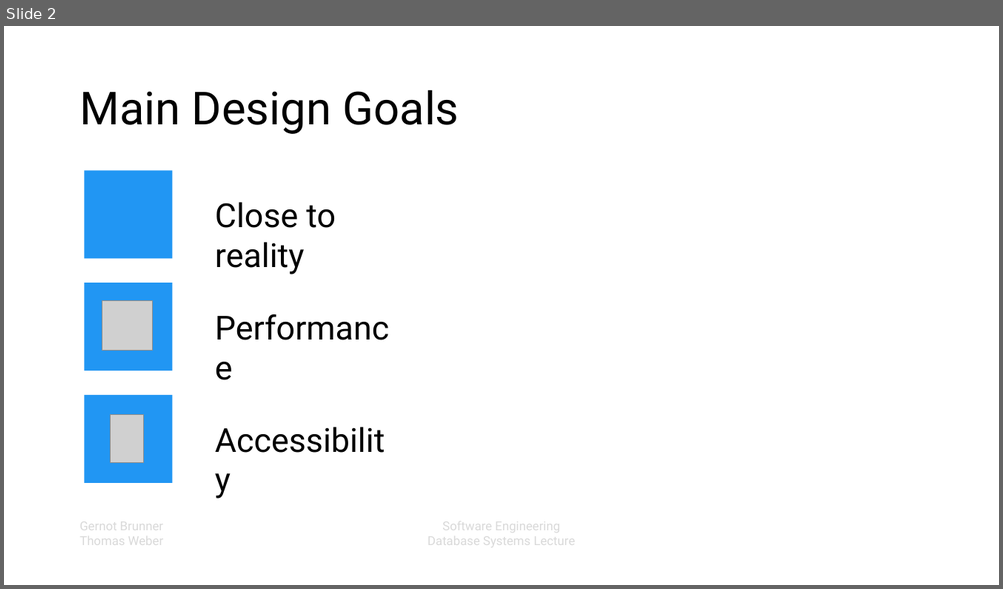
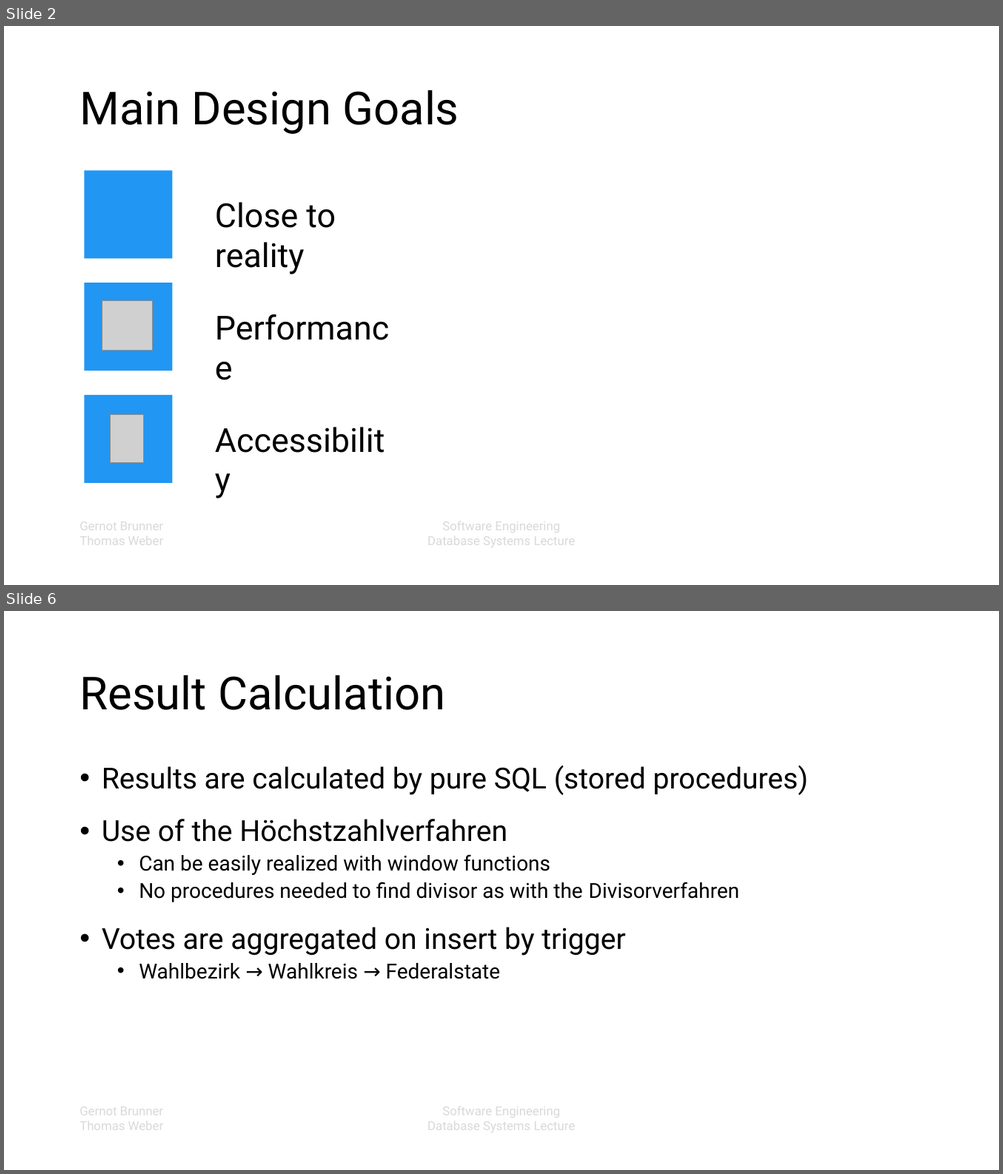
Before and after one commit to elordin/dbs, a slide deck: slides.pptx. Shown one above the other, each under a label of ours: slide 2 before the commit, slides 2 and 6 after it; the slides between them are not shown. The pictures are 1003x589 and 1003x1174 pixels, drawn with LibreOffice and Linux fonts; fonts in the diff are those of the drawing; grey boxes stand for pictures; background and template pictures are left out. Boxes give left, top, right and bottom in pixels: in the first picture for what was removed or moved away, otherwise in the second. Text is boxed around its words. In the diff, an @@ line names an element or a change of style, - is before the commit and + after.

```diff
--- a/slides.pptx
+++ b/slides.pptx
@@ slide 6 added at <box>4,611,999,1170</box>, background #FFFFFF; not listed: 2 template elements that a slide beside it also shows @@
@@ title added at <box>79,675,445,710</box>, 44 pt, text #000000 @@
+Result Calculation
@@ text added at <box>102,765,808,980</box>, 20 pt, text #000000 @@
+  • Results are calculated by pure SQL (stored procedures)
+  • Use of the Höchstzahlverfahren
+    • Can be easily realized with window functions
+    • No procedures needed to find divisor as with the Divisorverfahren
+  • Votes are aggregated on insert by trigger
+    • Wahlbezirk → Wahlkreis → Federalstate
```
Also in this commit, not shown: 6 other slides added, 1 slide removed.
